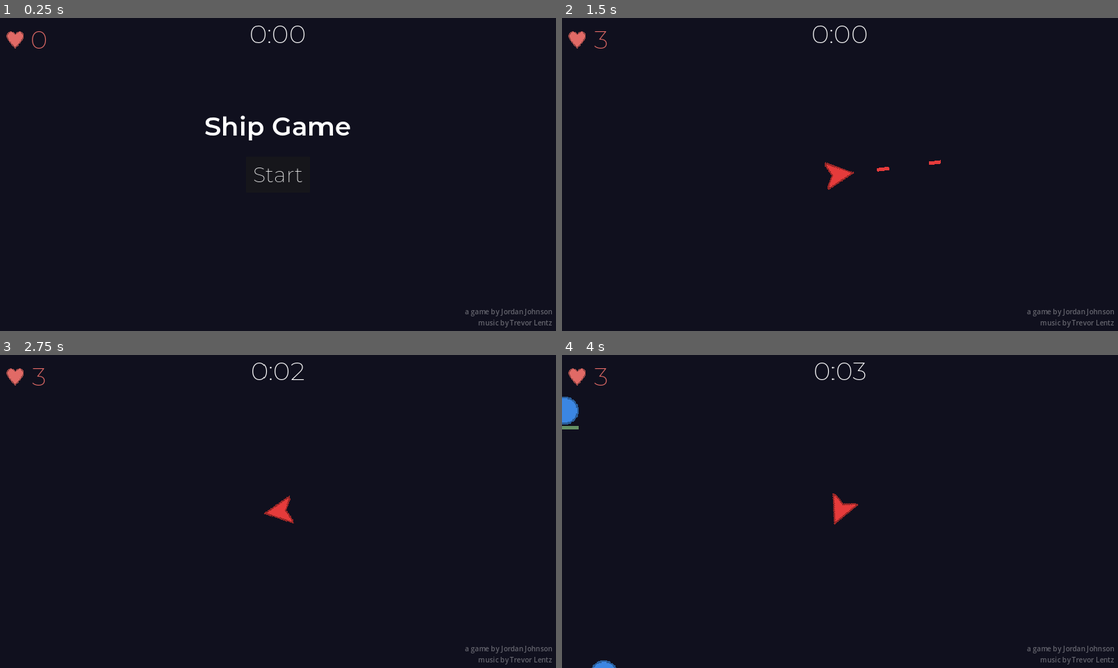
Above: before the commit, frames 1-4 (two rows, left to right).
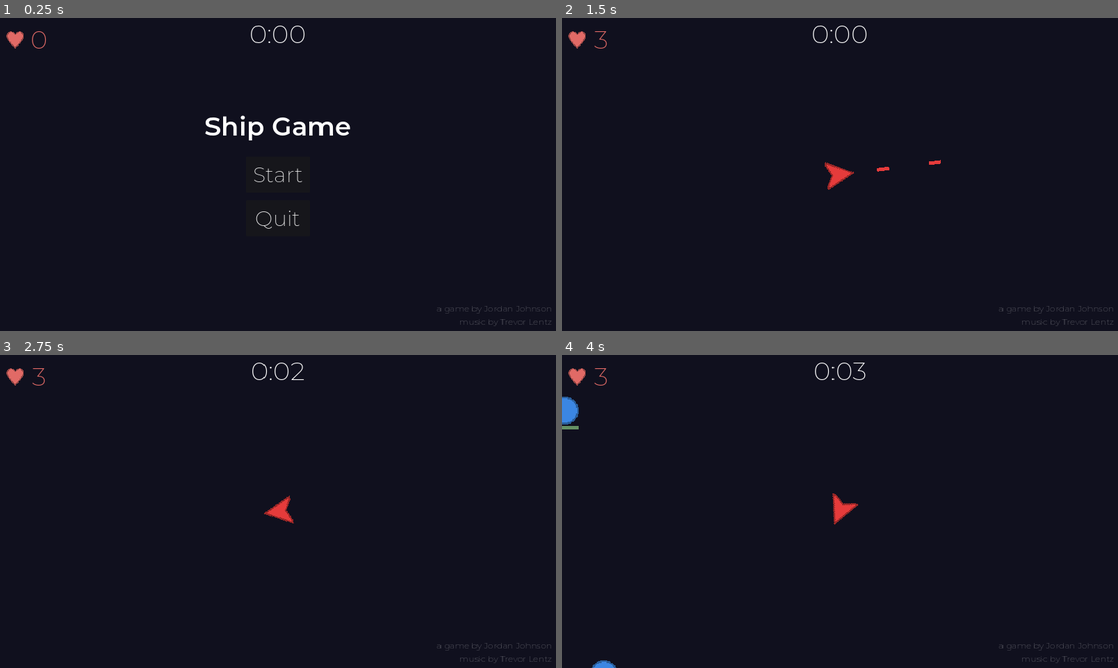
Above: after the commit, the same moments.

Repository: jordanjohnson56/shipgame
Game: Godot game, scene res://main.tscn
Same seed, same stepped clock (60 frames per second), same inputs: the game is played once before the commit and once after it.
Inputs (mouse positions are in pixels of both pictures, inside the frame that each line leads up to):
- Up to frame 1 (0.25 s): no input
- Up to frame 2 (1.5 s): click "Start" at 0.5 s; tap Enter at 1.25 s; move the mouse to (962, 158) at 1.27 s; press the mouse at (962, 158) at 1.28 s
- Up to frame 3 (2.75 s): move the mouse to (166, 527) at 2.02 s; release the mouse at (166, 527) at 2.03 s; click (166, 527) at 2.1 s
- Up to frame 4 (4 s): tap Space at 2.75 s; move the mouse to (895, 442) at 2.77 s; press the mouse at (895, 442) at 2.78 s; move the mouse to (812, 574) at 3.52 s; release the mouse at (812, 574) at 3.53 s; click (812, 574) at 3.6 s

The runs differ from the first frame. In frame 1, 0.4% of the frame differs, in the area x 46-100%, y 61-99%; in frame 2, 0.3%; in frame 3, 0.3%; in frame 4, 0.3%.

Commit message:
Add quit button, update credits style

Diff:
--- a/hud.gd
+++ b/hud.gd
@@ -38,3 +38,7 @@
     $Message.text = ""
     set_time(0)
     start_game.emit()
+
+
+func _on_quit_button_pressed():
+    get_tree().quit()
--- a/hud.tscn
+++ b/hud.tscn
@@ -90,6 +90,26 @@
 shortcut_in_tooltip = false
 text = "Start"
 
+[node name="QuitButton" type="Button" parent="StartButton"]
+layout_mode = 1
+anchors_preset = 8
+anchor_left = 0.5
+anchor_top = 0.5
+anchor_right = 0.5
+anchor_bottom = 0.5
+offset_left = -74.0
+offset_top = 58.5
+offset_right = 74.0
+offset_bottom = 141.5
+grow_horizontal = 2
+grow_vertical = 2
+theme = ExtResource("2_hf0dd")
+theme_override_font_sizes/font_size = 48
+shortcut = SubResource("Shortcut_vmu77")
+shortcut_in_tooltip = false
+text = "Quit
+"
+
 [node name="Time" type="Label" parent="."]
 anchors_preset = 5
 anchor_left = 0.5
@@ -101,7 +121,7 @@
 theme = ExtResource("2_hf0dd")
 text = "0:00"
 
-[node name="Label" type="Label" parent="."]
+[node name="Credits" type="Label" parent="."]
 anchors_preset = 3
 anchor_left = 1.0
 anchor_top = 1.0
@@ -113,10 +133,13 @@
 offset_bottom = -7.0
 grow_horizontal = 0
 grow_vertical = 0
+theme = ExtResource("2_hf0dd")
 theme_override_colors/font_color = Color(1, 1, 1, 0.352941)
+theme_override_font_sizes/font_size = 20
 text = "a game by Jordan Johnson
 music by Trevor Lentz"
 horizontal_alignment = 2
 vertical_alignment = 2
 
 [connection signal="pressed" from="StartButton" to="." method="_on_start_button_pressed"]
+[connection signal="pressed" from="StartButton/QuitButton" to="." method="_on_quit_button_pressed"]
